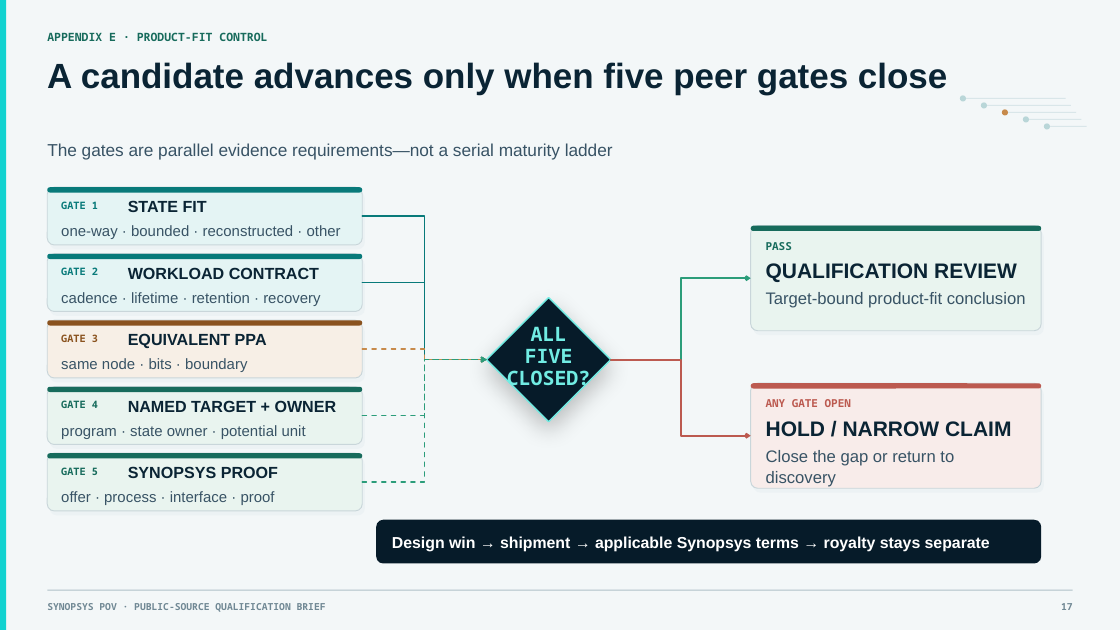
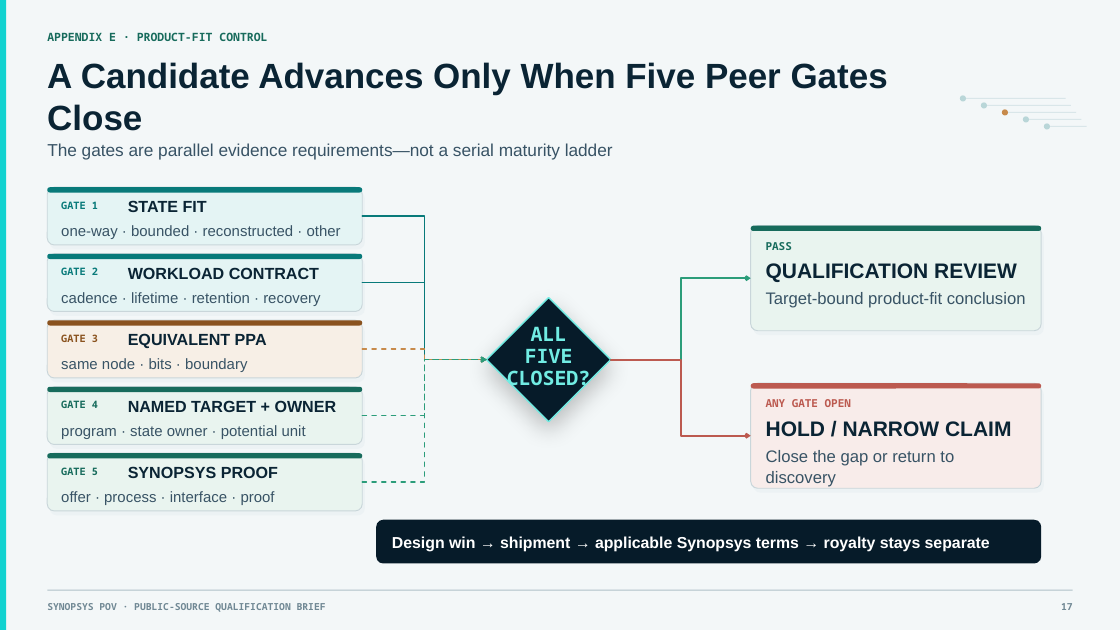
Before and after one commit to SamHuang68/nvm-knowledge-hub, a slide deck: slide 17 of briefing/NVM_AI_OCP_NVM_Opportunities_Executive_v18_Comprehensive_Update_EN.pptx. Drawn at 1120x630 pixels with LibreOffice and Linux fonts; fonts in the diff are those of the drawing. Boxes give left, top, right and bottom in pixels: in the first picture for what was removed or moved away, otherwise in the second. Text is boxed around its words. In the diff, an @@ line names an element or a change of style, - is before the commit and + after.

```diff
--- a/briefing/NVM_AI_OCP_NVM_Opportunities_Executive_v18_Comprehensive_Update_EN.pptx
+++ b/briefing/NVM_AI_OCP_NVM_Opportunities_Executive_v18_Comprehensive_Update_EN.pptx
@@ text at (47,62,888,131): text changed @@
-A candidate advances only when five peer gates close
+A Candidate Advances Only When Five Peer Gates Close
```
Also in this commit, not shown: 15 other slides changed, 1 other file.
